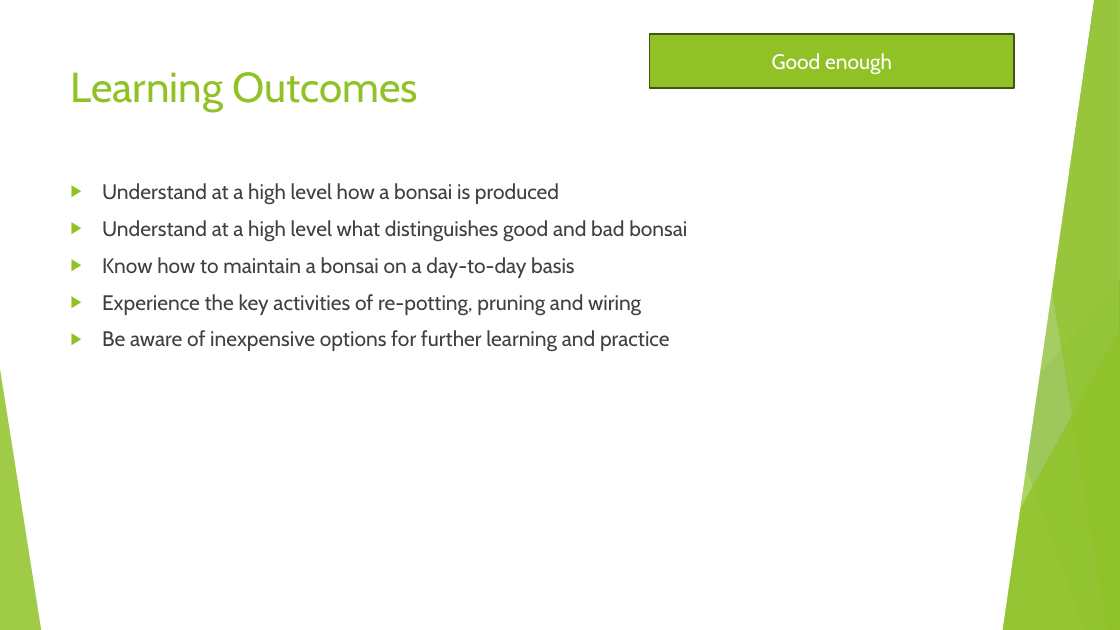
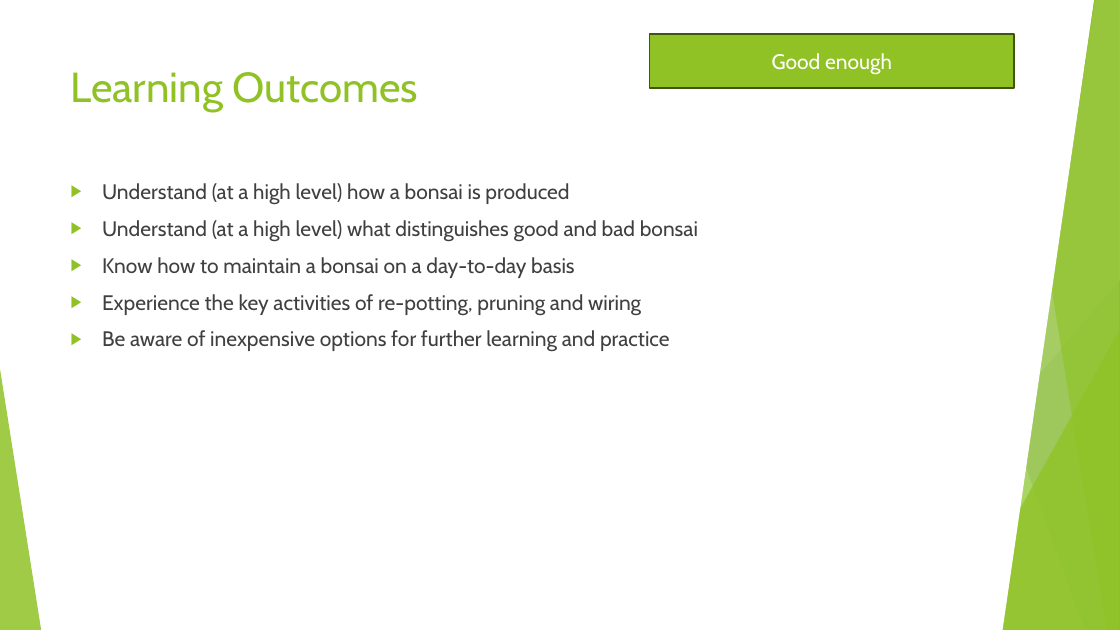
Before and after one commit to AlexLabram/Bonsai, a slide deck: slide 2 of WGCourse/Bonsai On A Budget (running).pptx. Drawn at 1120x630 pixels with LibreOffice and Linux fonts; fonts in the diff are those of the drawing. Boxes give left, top, right and bottom in pixels: in the first picture for what was removed or moved away, otherwise in the second. Text is boxed around its words. In the diff, an @@ line names an element or a change of style, - is before the commit and + after.

Commit message:
Slightly updated wording on "potted history" slide

```diff
--- a/WGCourse/Bonsai On A Budget (running).pptx
+++ b/WGCourse/Bonsai On A Budget (running).pptx
@@ text at [102, 183, 698, 242]: text changed @@
-▶ Understand at a high level how a bonsai is produced
-▶ Understand at a high level what distinguishes good and bad bonsai
+▶ Understand (at a high level) how a bonsai is produced
+▶ Understand (at a high level) what distinguishes good and bad bonsai
```
Also in this commit, not shown: 2 other slides changed, 1 slide added.
